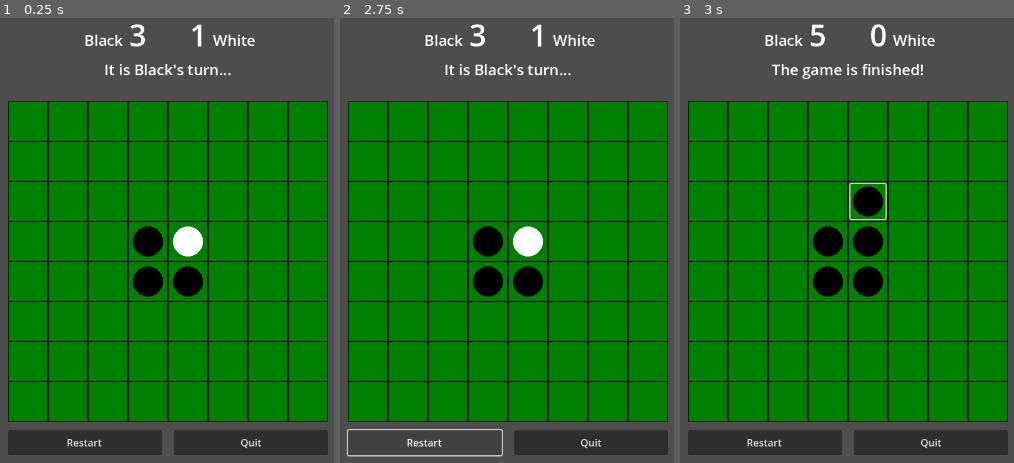
Above: before the commit, frames 1-3 (left to right).
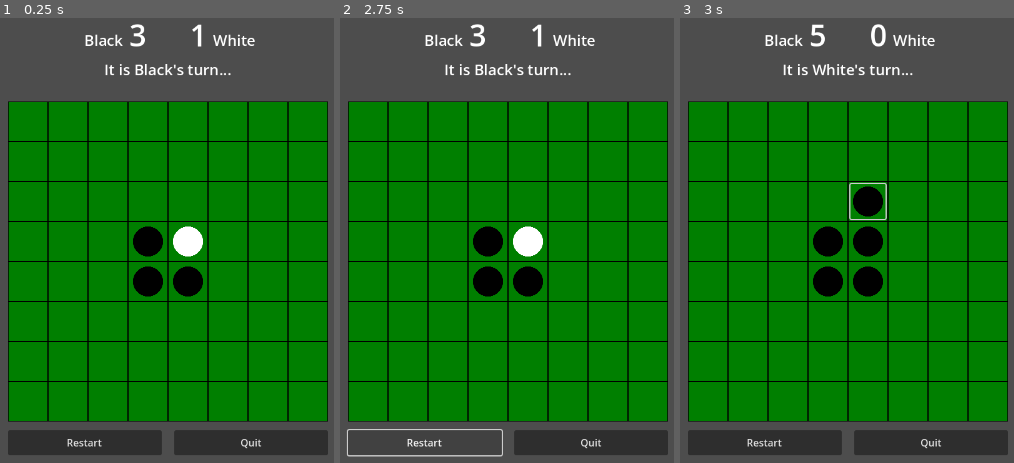
Above: after the commit, the same moments.

Repository: phrasmotica/othello
Game: Godot game, scene res://scenes/game_test.tscn
Same seed, same stepped clock (60 frames per second), same inputs: the game is played once before the commit and once after it. This scene is started directly instead of the project's main scene.
Inputs (mouse positions are in pixels of both pictures, inside the frame that each line leads up to):
- Up to frame 1 (0.25 s): no input
- Up to frame 2 (2.75 s): click "Restart" at 0.5 s; click "Restart" at 1.25 s; click "Restart" at 2 s
- Up to frame 3 (3 s): click (867, 200) at 2.77 s

Frames 1-2 are identical in both runs. In frame 3, 0.6% of the frame differs, in the area x 27-73%, y 10-14%.

Commit message:
Extract turn-ending logic from board scene

Diff:
--- a/scripts/board.gd
+++ b/scripts/board.gd
@@ -54,9 +54,6 @@
 	board_state.state_changed.connect(state_changed.emit)
 
 	if not Engine.is_editor_hint():
-		if turn_tracker:
-			board_creator.turn_ended.connect(turn_tracker.next)
-
 		if game_buttons:
 			game_buttons.restarted.connect(_handle_restarted)
 
--- a/scripts/board_creator.gd
+++ b/scripts/board_creator.gd
@@ -24,7 +24,6 @@
 signal cell_changed(index: int, data: BoardCellData)
 signal cell_flipped(index: int, data: BoardCellData)
 signal cell_injected(index: int, data: BoardCellData)
-signal turn_ended
 
 func set_next_colour(type: BoardStateData.CounterType) -> void:
 	cell_data_pool.next_colour = type
@@ -129,8 +128,6 @@
 
 		cell_flipped.emit(i, cell.cell_data)
 
-	turn_ended.emit()
-
 func enable_cell(idx: int, enabled: bool) -> void:
 	var cell := cells_manager.get_cell(idx)
 	cell.cannot_place = not enabled
--- a/scripts/turn_tracker.gd
+++ b/scripts/turn_tracker.gd
@@ -28,6 +28,7 @@
 	get_tree().root.ready.connect(_emit)
 
 	if board:
+		board.cell_changed.connect(_handle_cell_changed)
 		board.board_reset.connect(_handle_board_reset)
 
 	if placement_calculator:
@@ -35,9 +36,6 @@
 
 func _emit() -> void:
 	starting_colour_changed.emit(starting_colour)
-
-func next() -> void:
-	_go_to_next_turn()
 
 func _go_to_next_turn() -> void:
 	_next_turn_colour = ((_next_turn_colour + 1) % 2) as BoardStateData.CounterType
@@ -73,6 +71,9 @@
 	print("Game ended!")
 	game_ended.emit()
 
+func _handle_cell_changed(_index: int, _data: BoardCellData) -> void:
+	_go_to_next_turn()
+
 func _handle_board_reset() -> void:
 	_next_turn_colour = starting_colour
 	next_colour_changed.emit(_next_turn_colour)
